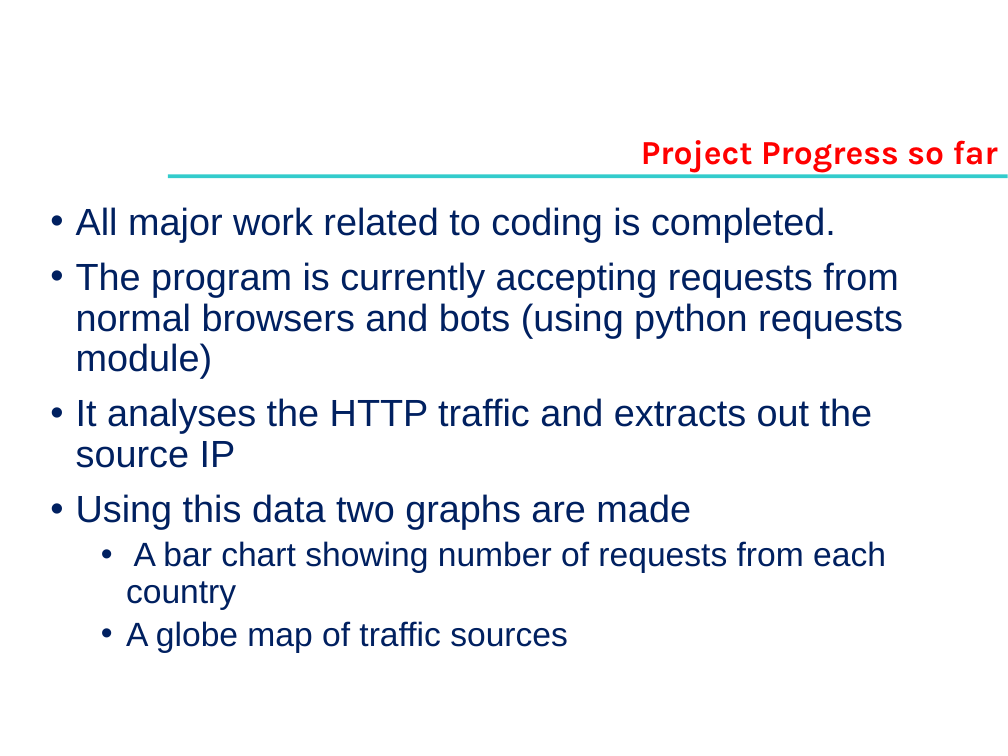
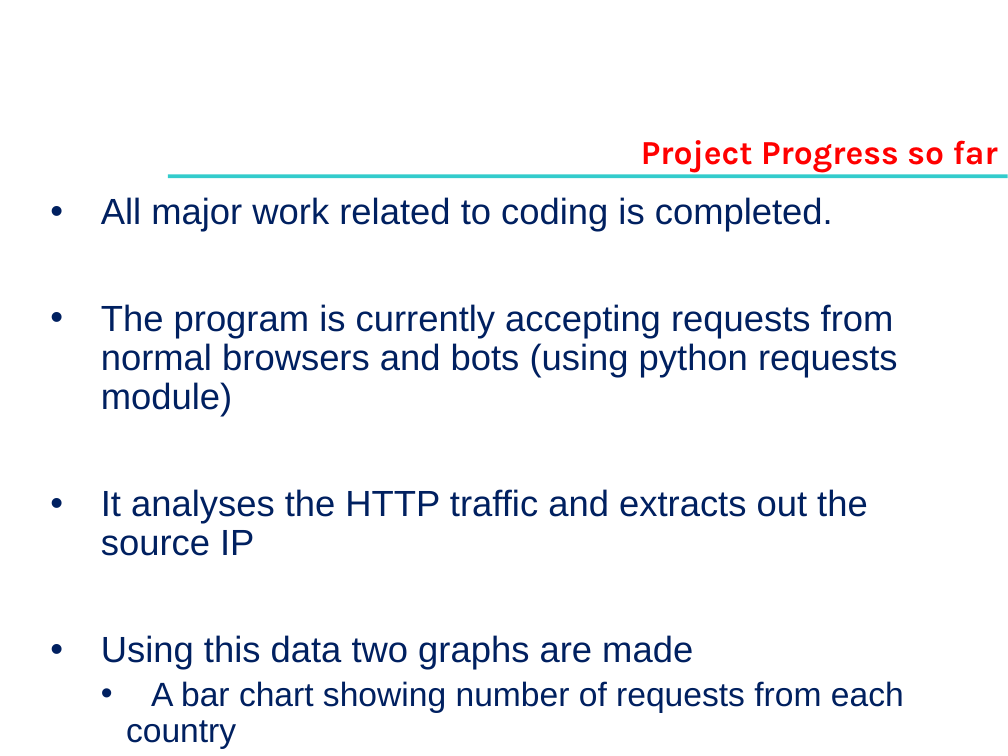
Before and after one commit to Darknight745/Traffic-Analyzer, a slide deck: slide 7 of Presentation/Special Topic - Mini-Review 2 - Project Progress - Aug - Dec 2020 (2).pptx. Drawn at 1008x756 pixels with LibreOffice and Linux fonts; fonts in the diff are those of the drawing; background and template pictures are left out. Boxes give left, top, right and bottom in pixels: in the first picture for what was removed or moved away, otherwise in the second. Text is boxed around its words. In the diff, an @@ line names an element or a change of style, - is before the commit and + after.

Commit message:
Final Presentation

```diff
--- a/Presentation/Special Topic - Mini-Review 2 - Project Progress - Aug - Dec 2020 (2).pptx
+++ b/Presentation/Special Topic - Mini-Review 2 - Project Progress - Aug - Dec 2020 (2).pptx
@@ text "All major work related to ...": place and size @@
-text "All major work related to ..." at [76, 207, 903, 653]
+text "All major work related to ..." at [101, 197, 904, 749]
@@ text at [101, 197, 898, 669]: size 27 to 26 pt in "All major work related to coding is ...", "The program is currently accepting requests from ...", "It analyses the HTTP traffic and extracts ...", "Using this data two graphs are made"; indent changed @@
```
Also in this commit, not shown: 4 other slides changed.
